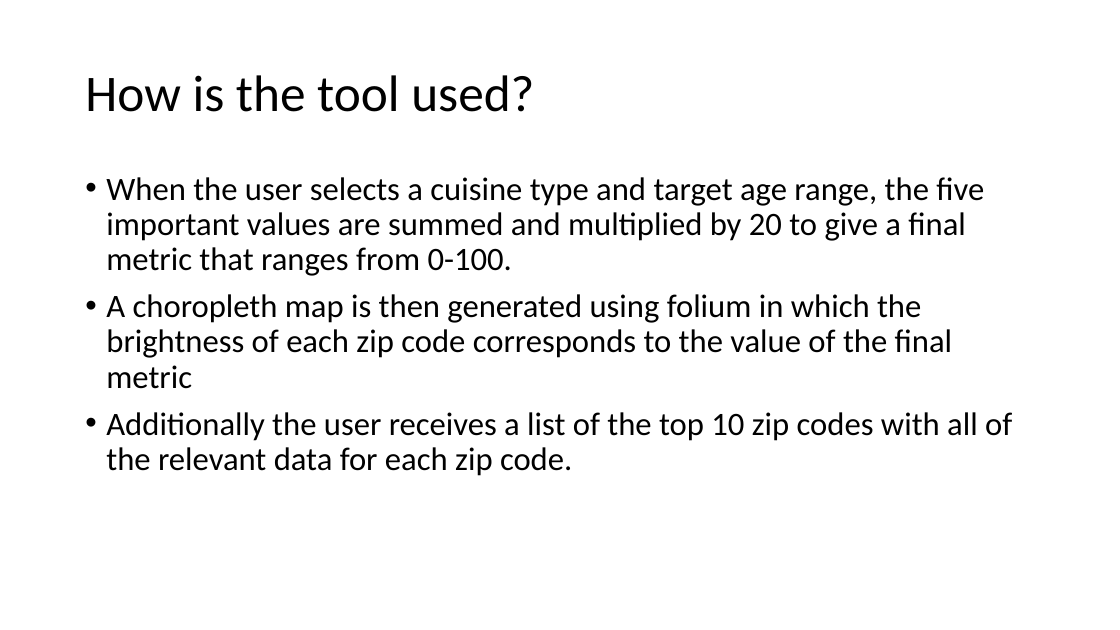
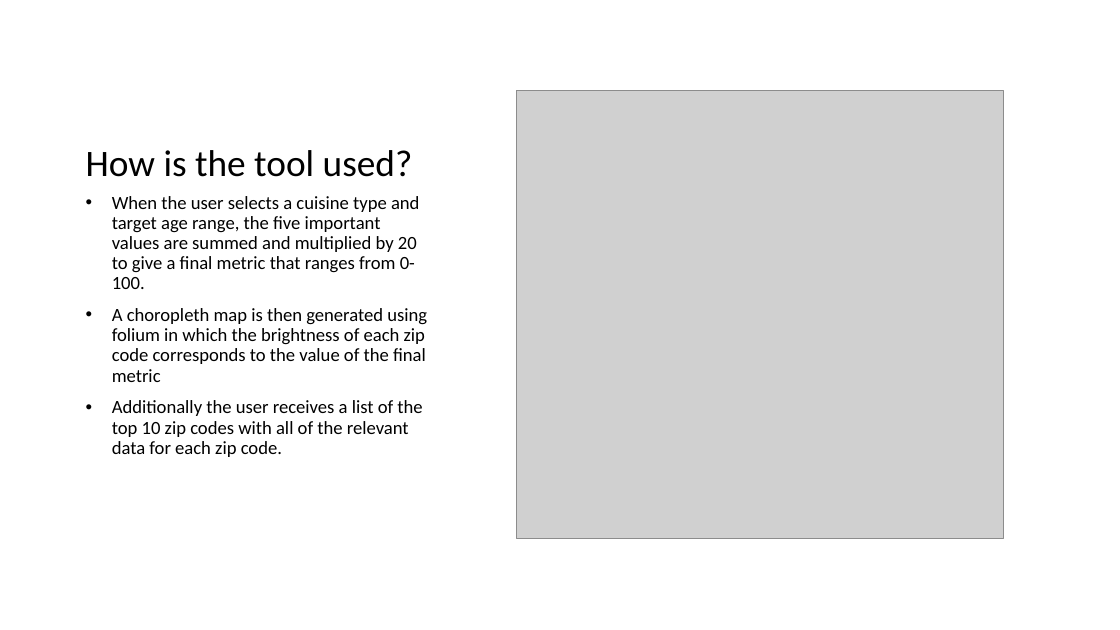
Before and after one commit to ted091020/Capstone2, a slide deck: slide 5 of Capstone 2 Milestone Presentation.pptx. Drawn at 1120x630 pixels with LibreOffice and Linux fonts; fonts in the diff are those of the drawing; grey boxes stand for pictures. Boxes give left, top, right and bottom in pixels: in the first picture for what was removed or moved away, otherwise in the second. Text is boxed around its words. In the diff, an @@ line names an element or a change of style, - is before the commit and + after.

```diff
--- a/Capstone 2 Milestone Presentation.pptx
+++ b/Capstone 2 Milestone Presentation.pptx
@@ title "How is the tool used?": place and size @@
-title "How is the tool used?" at box(85, 75, 534, 112)
+title "How is the tool used?" at box(86, 150, 413, 177)
@@ title "How is the tool used?" at box(86, 150, 413, 177): size 44 to 32 pt; vertical alignment middle to bottom @@
@@ picture added at box(517, 91, 1003, 539) @@
@@ text "When the user selects a ...": place and size @@
-text "When the user selects a ..." at box(106, 177, 1012, 476)
+text "When the user selects a ..." at box(112, 196, 427, 457)
@@ text "When the user selects a ..." at box(112, 196, 427, 457): size 28 to 16 pt; indent changed @@
```
